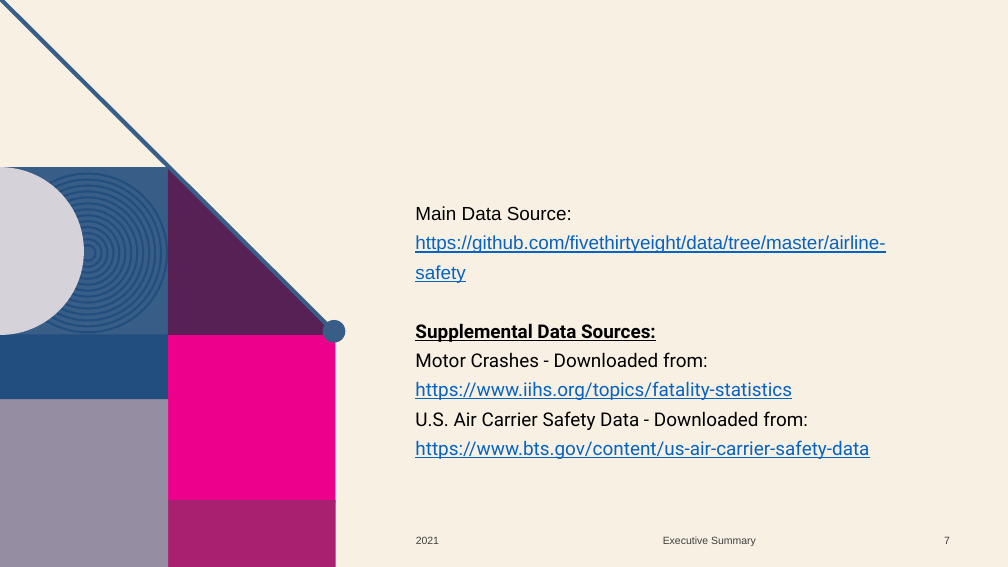
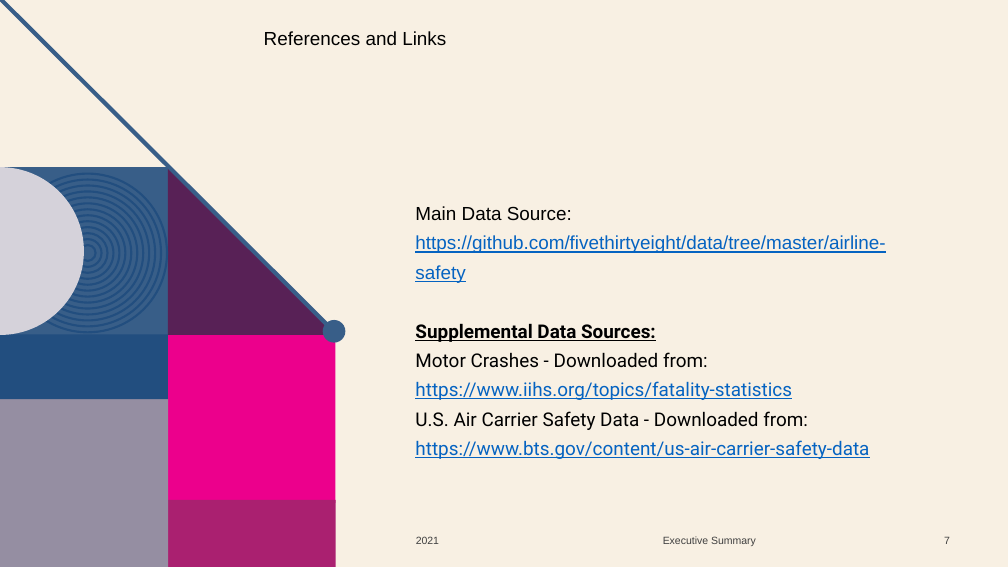
Before and after one commit to samantoz/dsc640-data_presentation, a slide deck: slide 7 of term_project/Executive Summary.pptx. Drawn at 1008x567 pixels with LibreOffice and Linux fonts; fonts in the diff are those of the drawing; background and template pictures are left out. Boxes give left, top, right and bottom in pixels: in the first picture for what was removed or moved away, otherwise in the second. Text is boxed around its words. In the diff, an @@ line names an element or a change of style, - is before the commit and + after.

```diff
--- a/term_project/Executive Summary.pptx
+++ b/term_project/Executive Summary.pptx
@@ text added at [264,31,446,46], 18 pt, text #000000 @@
+References and Links
```
Also in this commit, not shown: 2 other slides changed, 2 slides added, 2 slides removed, 5 other files.
